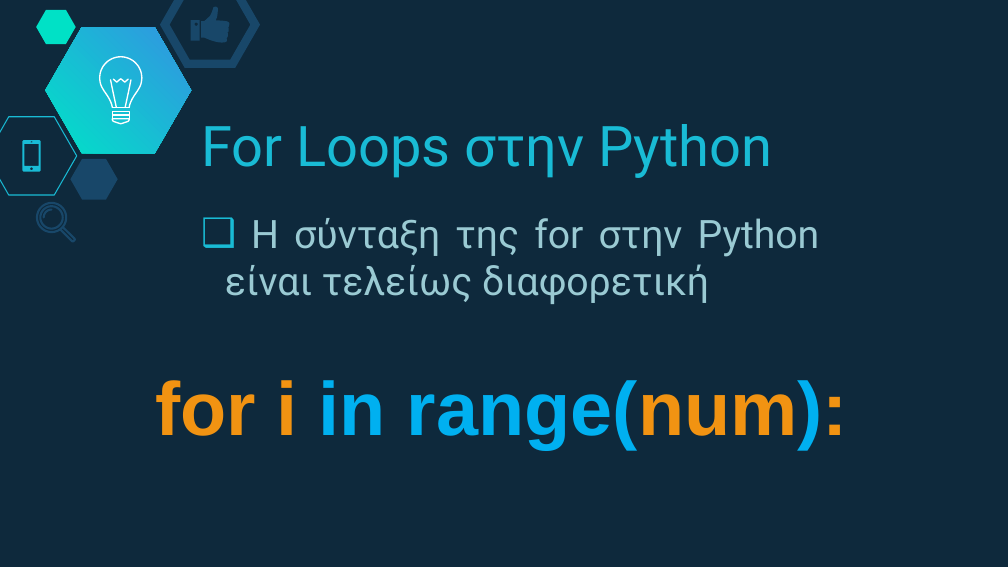
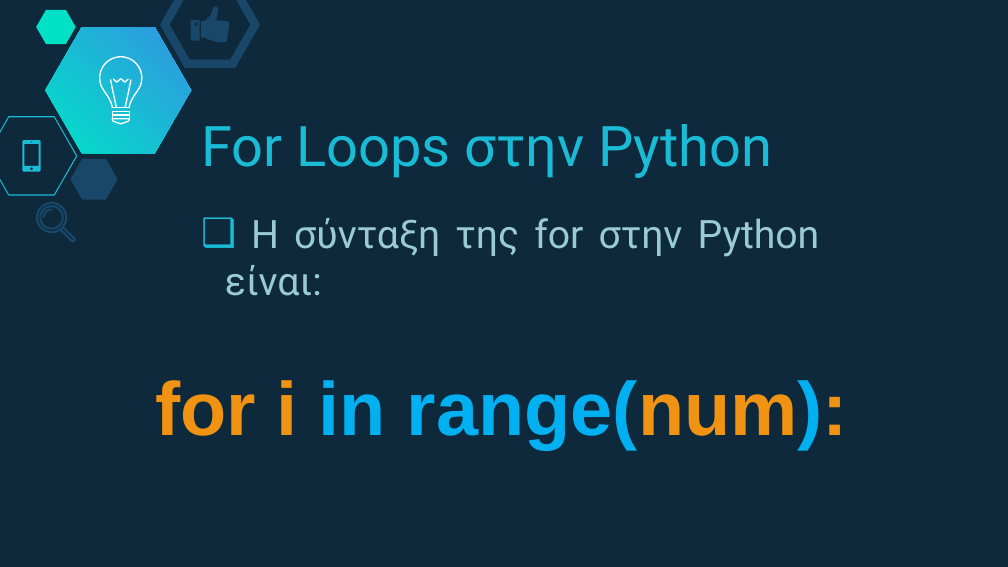
Before and after one commit to PyLamGR/PyLam-Edu, a slide deck: slide 10 of Workshops/25.11.2017 - Python. The Basics - Volume 1 -/Presentations/PowerPoint/7. Επαναλήψεις.pptx. Drawn at 1008x567 pixels with LibreOffice and Linux fonts; fonts in the diff are those of the drawing. Boxes give left, top, right and bottom in pixels: in the first picture for what was removed or moved away, otherwise in the second. Text is boxed around its words. In the diff, an @@ line names an element or a change of style, - is before the commit and + after.

```diff
--- a/Workshops/25.11.2017 - Python. The Basics - Volume 1 -/Presentations/PowerPoint/7. Επαναλήψεις.pptx
+++ b/Workshops/25.11.2017 - Python. The Basics - Volume 1 -/Presentations/PowerPoint/7. Επαναλήψεις.pptx
@@ title at box(225, 218, 820, 296): text changed @@
-❑ Η σύνταξη της for στην Python είναι τελείως διαφορετική
+❑ Η σύνταξη της for στην Python είναι:
```
Also in this commit, not shown: 20 other slides changed, 5 other files.
